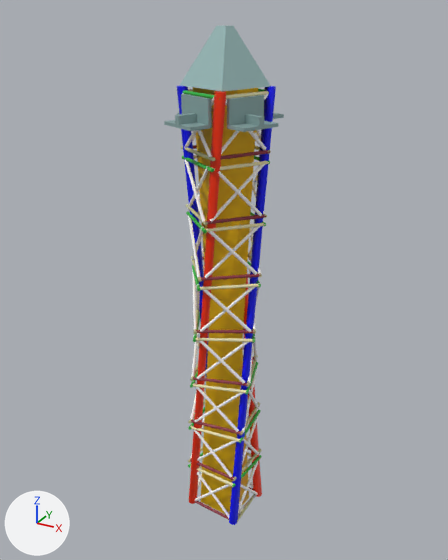
What one commit did to the FBX model Assets/_OSHACoaster/Models/HelixDrop_01.fbx.
Both versions are drawn from a 50 mm camera at (0.0937, -0.1719, 0.1841) aimed at (-0.0021, 0.0023, 0.097). The axes (+X, +Y, +Z) are drawn at lower left. The lights are the same throughout. Where no turn or scale is listed for an object, it has been applied to the vertices.

The first picture shows 'pasted__pasted__pCylinder19'.
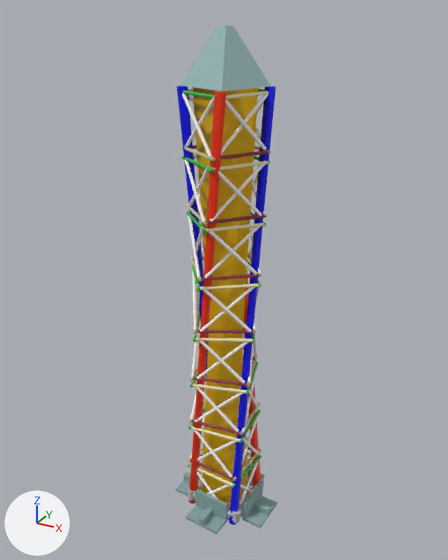
Where the newer file only moved an object's origin or applied its transform, the numbers keep the older frame.

Pixel boxes [x1, y1, x2, y2] of what changed, in the pictures (448 x 560 px; the box of a moved part takes in the faces that stretch with it):
'pasted__pasted__pCylinder19', reshaped (16% narrower)
    before: [164, 26, 284, 525]
    after: [176, 26, 277, 534]
part 1 of me_mesh, moved or reshaped
    before: [164, 94, 212, 131]
    after: [176, 471, 201, 496]
part 2 of me_mesh, moved or reshaped
    before: [227, 95, 278, 132]
    after: [186, 489, 228, 534]
part 3 of me_mesh, moved or reshaped
    before: [273, 113, 284, 119]
    after: [242, 480, 277, 528]
part 4 of me_mesh, moved or reshaped (not visible before)
    after: [248, 464, 265, 487]
part 5 of me_mesh, added
    after: [239, 484, 257, 515]
part 6 of me_mesh, added
    after: [193, 493, 234, 517]
part 7 of me_mesh, added
    after: [188, 478, 264, 523]

The change, as a list of edits to the scene's bpy script:
```text
Change me_mesh:
    used by ob_pasted__pasted__pcylinder19; location = (-0.0004, -0.0001, 0.0007)
    remove me_mesh.from_pydata(...)  # 4624 vertices, 6448 faces; spans x -0.018..0.018, y -0.02..0.02, z 0.0..0.179
    add me_mesh.from_pydata(...)  # 4800 vertices, 6688 faces; spans x -0.019..0.02, y -0.018..0.018, z 0.0..0.179
    me_mesh part 1: the loose piece of 36 vertices spanning x -0.013..0.002, y -0.02..-0.008, z 0.151..0.16 is turned -68.5 degrees about the z axis through its middle and scaled by 1.06, then moved by (-0.01, 0.014, -0.149), in mat_pasted__pasted__mat_helixchair (cyan #89a7a5)
    me_mesh part 2: the loose piece of 36 vertices spanning x 0.007..0.018, y -0.014..0.002, z 0.151..0.16 is turned -72.2 degrees about the z axis through its middle and scaled by 1.06, then moved by (-0.013, -0.008, -0.15), in mat_pasted__pasted__mat_helixchair1 (cyan #89a7a5)
    me_mesh part 3: the loose piece of 36 vertices spanning x -0.002..0.013, y 0.008..0.02, z 0.151..0.16 is turned -70.7 degrees about the z axis through its middle and scaled by 1.06, then moved by (0.011, -0.014, -0.15), in mat_mat_helixchair (cyan #89a7a5)
    me_mesh part 4: the loose piece of 36 vertices spanning x -0.018..-0.006, y -0.002..0.013, z 0.151..0.16 is turned -67 degrees about the z axis through its middle and scaled by 1.06, then moved by (0.014, 0.009, -0.149), in mat_pasted__mat_helixchair (cyan #89a7a5)
    me_mesh part 5: a new loose piece of 32 vertices spanning x 0.009..0.012, y -0.01..0.009, z 0.004..0.007, in mat_lambert1 (grey #bcbcbc)
    me_mesh part 6: a new loose piece of 32 vertices spanning x -0.009..0.011, y -0.012..-0.007, z 0.004..0.007, in mat_lambert1 (grey #bcbcbc)
    me_mesh part 7
    30 vertices are added at x -0.011..0.013, y -0.012..0.012, z 0.003..0.009
    13 new vertices lie (0.0, 0.0, 0.004) away from vertices in x -0.011..0.013, y -0.012..0.01, z 0.003..0.004
    5 new vertices lie (0.0, 0.0, 0.005) away from vertices in x -0.01..-0.007, y 0.009..0.012, z 0.004
    60 new faces join them, mat_lambert1 (grey #bcbcbc)
```
